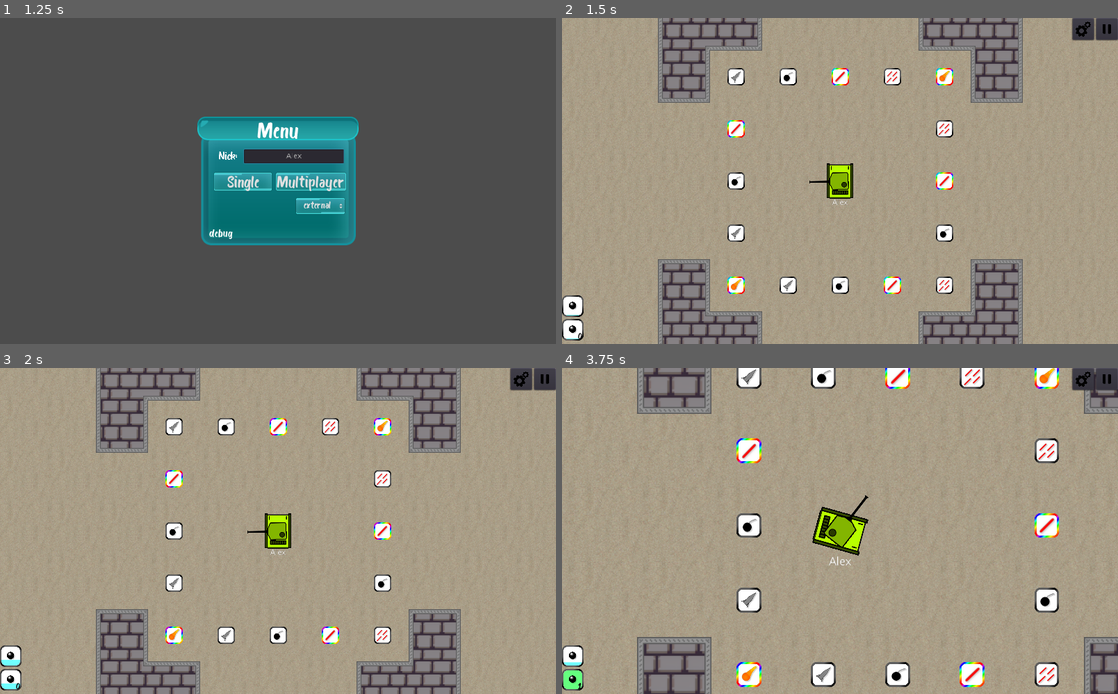
Above: before the commit, frames 1-4 (two rows, left to right).
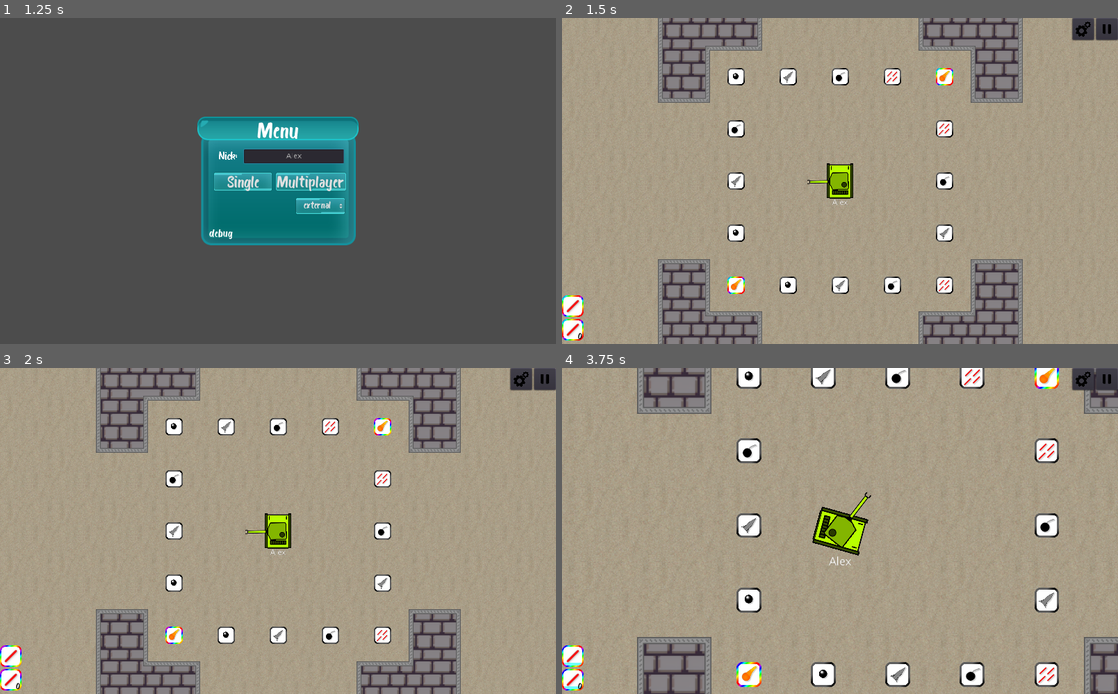
Above: after the commit, the same moments.

Repository: mm-102/godot_tanks
Game: Godot game, scene res://GameModeMaster.tscn
The game is run twice, just before and just after one commit, with the same random seed, the same clock (stepped at 60 frames per second) and the same inputs.
Inputs (mouse positions are in pixels of both pictures, inside the frame that each line leads up to):
- Up to frame 1 (1.25 s): click (294, 154) at 0.52 s; type "Alex" at 0.6 s
- Up to frame 2 (1.5 s): click "Single" at 1.25 s
- Up to frame 3 (2 s): no input
- Up to frame 4 (3.75 s): tap Enter at 2 s; move the mouse to (962, 514) at 2.02 s; hold D (p_right) 2.03-2.78 s; hold Tab (Scoreboard) 2.03-2.78 s; move the mouse to (728, 547) at 2.77 s; hold S (p_backward) 2.78-3.53 s; click (728, 547) at 2.85 s; move the mouse to (895, 459) at 3.52 s; hold D (p_right) from 3.53 s (still down); tap Mouse wheel up (p_zoom_in) at 3.6 s

Frame 1 is identical in both runs. In frame 2, 0.8% of the frame differs, in the area x 0-71%, y 15-99%; in frame 3, 0.9%; in frame 4, 1.5%, in the area x 0-90%, y 0-99%.

Commit message:
Balance & Laser Fix  - Laser now reloads 6s  - Laser will stop propagating after Corpse hit

Diff:
--- a/Global/GameSettings.gd
+++ b/Global/GameSettings.gd
@@ -46,7 +46,7 @@
 
 
 const SPECIAL_DEFAULT = {
-	["Tank", "BaseAmmoType"]:  Ammunition.TYPES.BULLET,
+	["Tank", "BaseAmmoType"]:  Ammunition.TYPES.LASER,
 	["Ammunition", AT.FRAG_BOMB, "Frag", "Type"]: AT.BULLET,
 #	["Visibility"]: true,
 #	["Camera", "CloseRange"]: false,
@@ -82,7 +82,7 @@
 	["Ammunition", AT.LASER, "Length"]: 2000,
 	["Ammunition", AT.LASER, "MaxBounces"]: 5,
 	["Ammunition", AT.LASER, "MaxWidth"]: 5,
-	["Ammunition", AT.LASER, "Reload"]: 10,
+	["Ammunition", AT.LASER, "Reload"]: 6,
 	["Ammunition", AT.LASER, "ChargeTime"]: 1.5,
 
 	["Ammunition", AT.LASER_BULLET, "Speed"]: 300,
--- a/Player/Projectiles/LaserBeam.gd
+++ b/Player/Projectiles/LaserBeam.gd
@@ -55,7 +55,7 @@
 
 		add_point(to_local(ray.get_collision_point()))
 
-		if collider.is_in_group("Players"):
+		if collider.is_in_group("Players") or collider.is_in_group("Corpse"):
 			if !collider.is_in_group("Corpse") and !$"/root/Master".is_multiplayer:
 				collider.die()
 			break
